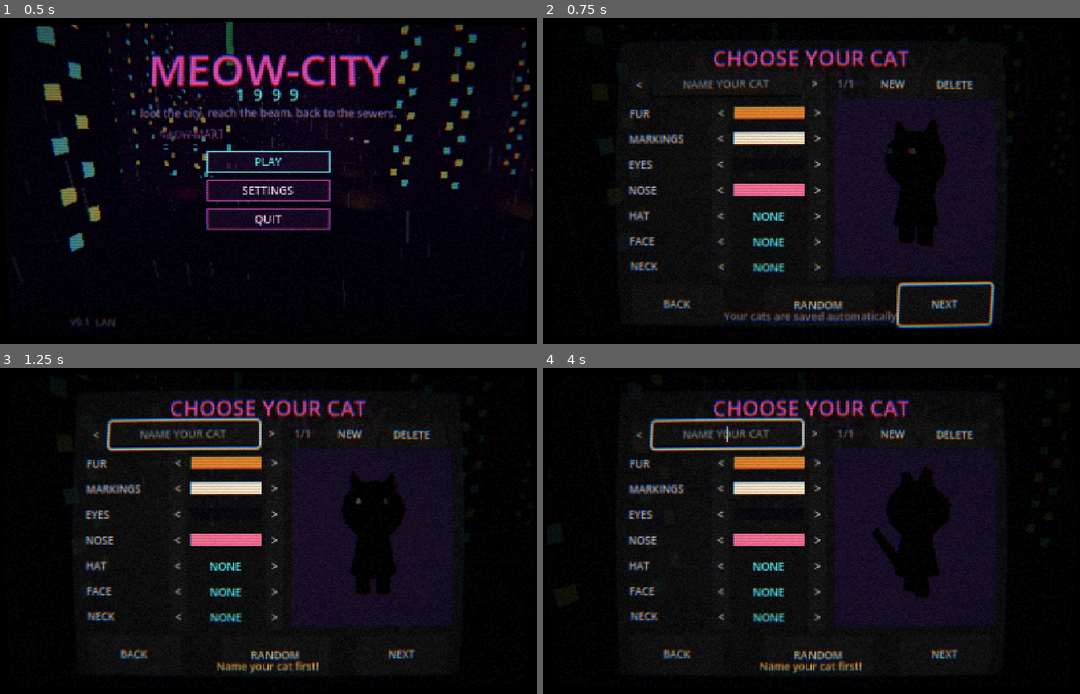
Above: before the commit, frames 1-4 (two rows, left to right).
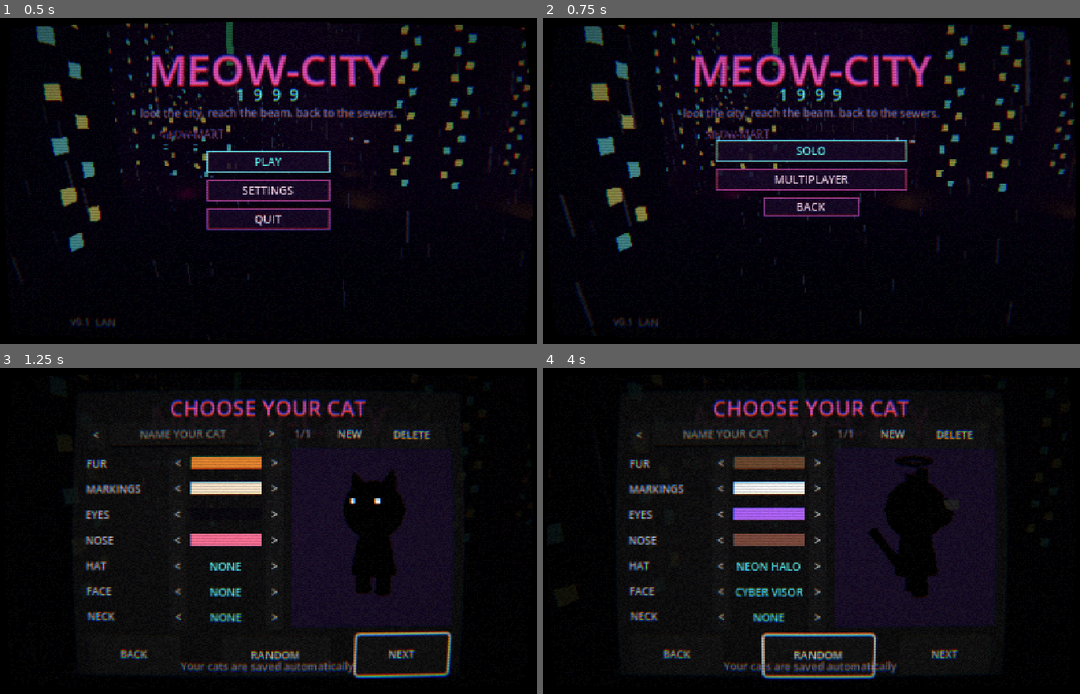
Above: after the commit, the same moments.

Repository: natjster/CYPURRPUNK
Game: Godot game, scene res://scenes/game_screen.tscn
The game is run twice, just before and just after one commit, with the same random seed, the same clock (stepped at 60 frames per second) and the same inputs.
Inputs (mouse positions are in pixels of both pictures, inside the frame that each line leads up to):
- Up to frame 1 (0.5 s): no input
- Up to frame 2 (0.75 s): tap Enter (ui_accept) at 0.5 s; move the mouse to (929, 161) at 0.52 s; hold Right (ui_right) from 0.53 s (still down); tap G (drop) at 0.6 s; click (929, 161) at 0.67 s
- Up to frame 3 (1.25 s): keep holding Right (ui_right); tap Enter (ui_accept) at 0.77 s
- Up to frame 4 (4 s): release Right (ui_right) at 1.25 s; drag from (704, 550) to (784, 612) at 1.27 s; move the mouse to (865, 439) at 2.02 s; hold Right (ui_right) 2.03-2.75 s; tap M (meow) at 2.1 s; drag from (784, 612) to (645, 469) at 2.77 s; move the mouse to (977, 592) at 3.52 s; hold Left (ui_left) from 3.53 s (still down); hold Shift (sprint) from 3.53 s (still down); tap Enter (ui_accept) at 3.77 s

Frame 1 is identical in both runs. In frame 2, 24% of the frame differs, in the area x 1-100%, y 1-98%; in frame 3, 2.8%; in frame 4, 5.9%.

Commit message:
New menu flow: Solo / Multiplayer > Local / Online co-op > landing page
- PLAY -> SOLO / MULTIPLAYER. SOLO -> CHOOSE YOUR CAT -> game.
- MULTIPLAYER -> LOCAL CO-OP / ONLINE CO-OP -> a landing page where
  friends press START on their controllers to join (P2-P4 rows in their
  colours, left / right picks a cat, B leaves) and player 1 picks their
  cat (left / right, A = make / edit cats) BEFORE anyone is in the
  sewers. LOCAL: START GAME. ONLINE: NEXT -> host / join, couch players
  come along.
- Cat creator NEXT / BACK return to wherever it was opened from.
- DevCapture: --menu=coop|local|online.

Co-Authored-By: Claude Opus 5.5 <noreply@anthropic.com>

Diff:
--- a/scripts/dev_capture.gd
+++ b/scripts/dev_capture.gd
@@ -60,7 +60,9 @@
 ##   --window=WxH      window size for this run, e.g. --window=1720x720 to test an ultrawide shape
 ##   --setting=NAME:VALUE  change a setting for this run (never saved), e.g. --setting=split_side_by_side:false
 ##   --saved_cats=A,B  pretend you have more saved cats called A, B (for the couch lobby's cat picking)
-##   --menu=NAME       open a menu first: cat (CHOOSE YOUR CAT; MY CAT in a game), mode (SOLO / MULTIPLAYER), play (host / join), settings or pause (--settings_tab=N picks the tab)
+##   --menu=NAME       open a menu first: cat (CHOOSE YOUR CAT; MY CAT in a game), mode (SOLO / MULTIPLAYER),
+##                     coop (LOCAL / ONLINE CO-OP), local / online (the landing page), play (host / join),
+##                     settings or pause (--settings_tab=N picks the tab)
 ##   --look=N          wear a random cat look made from seed N (as if picked in MY CAT; never saved)
 ##   --heat=N          (host) set the HEAT to N (0-100; 100 = MEGA VAC-COP) at the start and
 ##                     keep it there for --heat_hold frames (default: until the snap)
@@ -411,6 +413,9 @@
 		match args["menu"]:
 			"play": scene.main_menu.show_play_screen()
 			"mode": scene.main_menu.show_mode_screen()
+			"coop": scene.main_menu.show_coop_screen()
+			"local": scene.main_menu.show_landing(false)
+			"online": scene.main_menu.show_landing(true)
 			"settings": scene.settings_menu.open()
 			"pause": scene.pause_menu.open()
 			"cat": scene.cat_creator.open(scene.pause_menu.enabled)
--- a/scripts/game.gd
+++ b/scripts/game.gd
@@ -65,9 +65,10 @@
 
 
 func _ready() -> void:
-	# The start menu's way through: PLAY -> CHOOSE YOUR CAT -> SOLO / MULTIPLAYER (main_menu.gd).
-	main_menu.play_pressed.connect(cat_creator.open.bind(false))
-	cat_creator.next_pressed.connect(main_menu.show_mode_screen)
+	# The start menu's way through (main_menu.gd): PLAY -> SOLO (pick your cat) or MULTIPLAYER ->
+	# LOCAL / ONLINE CO-OP -> the landing page where everyone joins and picks a cat.
+	main_menu.cat_pressed.connect(cat_creator.open.bind(false))
+	cat_creator.next_pressed.connect(main_menu.cat_done)
 	main_menu.solo_pressed.connect(solo_game)
 	main_menu.host_pressed.connect(host_game)
 	main_menu.join_pressed.connect(join_game)
@@ -76,7 +77,7 @@
 	pause_menu.cat_pressed.connect(cat_creator.open.bind(true))  # restyle your cat mid-game
 	pause_menu.leave_pressed.connect(_back_to_menu.bind(true))
 	settings_menu.closed.connect(_on_settings_closed)
-	cat_creator.closed.connect(_on_settings_closed)  # back to whichever menu opened it, too
+	cat_creator.closed.connect(_on_cat_creator_closed)  # back to whichever menu opened it
 
 	multiplayer.peer_connected.connect(_on_peer_connected)
 	multiplayer.peer_disconnected.connect(_on_peer_disconnected)
@@ -180,7 +181,15 @@
 	get_tree().reload_current_scene()
 
 
-## The settings menu (or the MY CAT screen) closed: go back to whichever menu opened it.
+## CHOOSE YOUR CAT / MY CAT closed (BACK / DONE): back to whichever menu opened it.
+func _on_cat_creator_closed() -> void:
+	if pause_menu.enabled:
+		pause_menu.open()
+	else:
+		main_menu.cat_closed()
+
+
+## The settings menu closed: go back to whichever menu opened it.
 func _on_settings_closed() -> void:
 	if pause_menu.enabled:
 		pause_menu.open()
--- a/scripts/seats.gd
+++ b/scripts/seats.gd
@@ -10,9 +10,10 @@
 ## first controller they use becomes theirs ("claimed").
 ##
 ## JOINING: press START on a controller nobody has claimed
-##   - in the start menu's SOLO / MULTIPLAYER (or HOST / JOIN) screen = the COUCH LOBBY: the new
-##     player picks one of your saved cats with left / right (or NEW CAT), B = leave again. When the
-##     game starts (solo, host or join) they all come along (start_lobby_players).
+##   - on the start menu's LANDING PAGE (MULTIPLAYER > LOCAL / ONLINE CO-OP; also still on the
+##     HOST / JOIN screen after it) = the COUCH LOBBY: the new player picks one of your saved cats
+##     with left / right (or NEW CAT), B = leave again. When the game starts (local, host or join)
+##     they all come along (start_lobby_players).
 ##   - during a game = drop in straight away, playing your next saved cat nobody is using (a new
 ##     one called "PLAYER 2" is made if there isn't one). They leave again with their own pause
 ##     menu's DROP OUT (that drops only them, not the whole computer).
@@ -273,11 +274,38 @@
 
 # --- The couch lobby (start menu) ---
 
-## Is the start menu's SOLO / MULTIPLAYER or HOST / JOIN screen up (where couch players gather)?
+## Is the start menu's landing page (or the HOST / JOIN screen after it) up? (Couch players gather there.)
 func _in_lobby() -> bool:
 	var game := Game.instance
 	return game != null and is_instance_valid(game) and not game.pause_menu.enabled \
-		and (game.main_menu.mode_screen.visible or game.main_menu.play_screen.visible)
+		and game.main_menu.landing_screen != null \
+		and (game.main_menu.landing_screen.visible or game.main_menu.play_screen.visible)
+
+
+## Everyone in the lobby stands up (leaving the landing page, or picking SOLO).
+func clear_lobby() -> void:
+	for seat in lobby_cats.keys():
+		leave_lobby(seat)
+
+
+## The cat name a lobby player picked ("NEW CAT" for a new one), or "" if nobody sits there.
+func lobby_cat_name(seat: int) -> String:
+	return _cat_name(lobby_cats[seat]) if lobby_cats.has(seat) else ""
+
+
+## Player 1 on the landing page: left / right = their previous / next saved cat (one nobody
+## in the lobby picked; only named cats - make a new one with A = CHOOSE YOUR CAT).
+func cycle_p1_cat(direction: int) -> void:
+	var choices: Array = []
+	for cat in Settings.cats:
+		var id: String = cat.get("id", "")
+		if str(cat.get("name", "")) != "" and not id in lobby_cats.values():
+			choices.append(id)
+	if choices.is_empty():
+		return
+	var index := choices.find(Settings.current_cat_id)
+	Settings.select_cat(choices[posmod(index + direction, choices.size())])
+	changed.emit()
 
 
 ## START on a free controller in the lobby: a new player sits down with the next free cat.
--- a/scripts/ui/main_menu.gd
+++ b/scripts/ui/main_menu.gd
@@ -6,27 +6,36 @@
 ##   ├── Shade (ColorRect)           <- darkens the city a little so the text reads
 ##   ├── Title / Subtitle / Tagline (Label)
 ##   ├── MainScreen (VBoxContainer)  <- PlayButton, SettingsButton, QuitButton
-##   ├── ModeScreen (VBoxContainer)  <- PlayingAs (Label), SoloButton, MultiplayerButton, BackButton
-##   ├── PlayScreen (PanelContainer) > VBox      <- the MULTIPLAYER screen
+##   ├── ModeScreen (VBoxContainer)  <- PlayingAs (Label, unused), SoloButton, MultiplayerButton, BackButton
+##   ├── CoopScreen (VBoxContainer)  <- made by this script: LOCAL CO-OP / ONLINE CO-OP / BACK
+##   ├── LandingScreen (VBoxContainer) <- made by this script: who's playing (see below)
+##   ├── PlayScreen (PanelContainer) > VBox      <- the ONLINE screen
 ##   │   ├── Columns > HostColumn (HostLabel, SeedInput, HostButton)
-##   │   │           > JoinColumn (JoinLabel, AddressInput, JoinButton)
+##   │   │           > JoinColumn (JoinLabel, AddressInput, JoinButton, GameList)
 ##   │   └── BackButton
 ##   ├── Status (Label)
 ##   └── Version (Label)
 ##
 ## The way through:
 ##   PLAY / SETTINGS / QUIT
-##     PLAY -> CHOOSE YOUR CAT (scripts/ui/cat_creator.gd, its own node; game.gd opens it)
-##       NEXT -> SOLO / MULTIPLAYER (ModeScreen)
-##         SOLO        -> a game just for you, in a random city
-##         MULTIPLAYER -> HOST (with a city #) or JOIN (a friend's address) (PlayScreen)
-## BACK (or Esc) always goes one step back.
+##     PLAY -> SOLO / MULTIPLAYER (ModeScreen)
+##       SOLO        -> CHOOSE YOUR CAT (scripts/ui/cat_creator.gd) -> NEXT = a game just for you
+##       MULTIPLAYER -> LOCAL CO-OP / ONLINE CO-OP (CoopScreen)
+##         either one -> the LANDING PAGE (LandingScreen): everyone on this computer gathers
+##           P1  < WHISKERS >          <- player 1: left / right = pick cat, A = make / edit cats
+##           P2  < MITTENS >           <- joined with START on their controller (left / right = cat, B = leave)
+##           P3  PRESS START TO JOIN
+##           [START GAME] / [NEXT]  [BACK]
+##           LOCAL:  START GAME = everyone into the sewers on this computer (no network)
+##           ONLINE: NEXT -> HOST (with a city #) or JOIN (a game on your network) (PlayScreen)
+## BACK (or Esc) always goes one step back. Leaving the landing page stands everyone up again.
 ##
 ## This script only runs the menu. When the player picks something it sends a signal,
 ## and game.gd does the actual work.
 
-## PLAY was clicked, or BACK on the SOLO / MULTIPLAYER screen (game.gd opens CHOOSE YOUR CAT).
-signal play_pressed
+## Open CHOOSE YOUR CAT (game.gd does): for SOLO, or player 1 editing their cat on the landing page.
+## Its NEXT comes back to cat_done(), its BACK to cat_closed().
+signal cat_pressed
 ## SOLO was clicked. city_seed = a random city.
 signal solo_pressed(city_seed: int)
 ## HOST was clicked. city_seed = the number typed, or a random one.
@@ -61,18 +70,34 @@
 var _couch_label: Label
 ## Buttons for the games found on your network (MULTIPLAYER screen, under JOIN).
 var _game_list: VBoxContainer
+## LOCAL CO-OP / ONLINE CO-OP / BACK.
+var coop_screen: VBoxContainer
+## The landing page: who's playing on this computer, and with which cat.
+var landing_screen: VBoxContainer
+var _landing_title: Label
+var _p1_button: Button          # "P1  < WHISKERS >": left / right = cat, A = make / edit cats
+var _seat_labels: Array[Label] = []  # P2..P4
+var _landing_hint: Label
+var _start_button: Button       # START GAME (local) / NEXT (online)
+## Is the landing page for ONLINE CO-OP (NEXT -> host / join) or LOCAL (START GAME)?
+var _online: bool = false
+## Where CHOOSE YOUR CAT was opened from: "solo" or "landing" (where its NEXT / BACK go).
+var _cat_from: String = ""
 
 
 func _ready() -> void:
 	$MainScreen/PlayButton.pressed.connect(_on_play_pressed)
 	$MainScreen/SettingsButton.pressed.connect(_on_settings_pressed)
 	$MainScreen/QuitButton.pressed.connect(get_tree().quit)
-	$ModeScreen/SoloButton.pressed.connect(func(): solo_pressed.emit(randi_range(1, 99999)))
-	$ModeScreen/MultiplayerButton.pressed.connect(show_play_screen)
-	$ModeScreen/BackButton.pressed.connect(_on_play_pressed)
+	$ModeScreen/SoloButton.pressed.connect(_on_solo_pressed)
+	$ModeScreen/MultiplayerButton.pressed.connect(show_coop_screen)
+	$ModeScreen/BackButton.pressed.connect(show_main_screen)
+	$ModeScreen/PlayingAs.hide()  # (you pick your cat after SOLO, or on the landing page)
+	_build_coop_screen()
+	_build_landing_screen()
 	$PlayScreen/VBox/Columns/HostColumn/HostButton.pressed.connect(_on_host_pressed)
 	$PlayScreen/VBox/Columns/JoinColumn/JoinButton.pressed.connect(func(): join_pressed.emit(address_input.text.strip_edges()))
-	$PlayScreen/VBox/BackButton.pressed.connect(show_mode_screen)
+	$PlayScreen/VBox/BackButton.pressed.connect(show_landing.bind(true))
 	# Controller / arrow keys: left / right hops straight between HOST and JOIN (Godot's own
 	# guess sent "right" from HOST down to BACK).
 	var host_button: Button = $PlayScreen/VBox/Columns/HostColumn/HostButton
@@ -111,14 +136,30 @@
 	$MainScreen/PlayButton.grab_focus()
 
 
-## SOLO / MULTIPLAYER (after CHOOSE YOUR CAT).
+## SOLO / MULTIPLAYER.
 func show_mode_screen() -> void:
 	_show_only(mode_screen)
-	$ModeScreen/PlayingAs.text = "PLAYING AS %s" % str(Settings.current_cat().get("name", "")).to_upper()
 	$ModeScreen/SoloButton.grab_focus()
 
 
-## MULTIPLAYER: host or join.
+## LOCAL CO-OP / ONLINE CO-OP.
+func show_coop_screen() -> void:
+	Seats.clear_lobby()  # (back from the landing page: everyone stands up)
+	_show_only(coop_screen)
+	(coop_screen.get_child(0) as Button).grab_focus()
+
+
+## The landing page: friends press START on their controllers to join, everyone picks a cat.
+func show_landing(online: bool) -> void:
+	_online = online
+	_show_only(landing_screen)
+	_landing_title.text = "ONLINE CO-OP: WHO'S ON THIS COMPUTER?" if online else "LOCAL CO-OP: WHO'S PLAYING?"
+	_start_button.text = "NEXT" if online else "START GAME"
+	_refresh_landing()
+	_start_button.grab_focus()
+
+
+## ONLINE CO-OP (after the landing page): host or join.
 func show_play_screen() -> void:
 	_show_only(play_screen)
 	$PlayScreen/VBox/Columns/HostColumn/HostButton.grab_focus()
@@ -131,7 +172,7 @@
 
 func _show_only(screen: Control) -> void:
 	show()
-	for each in [main_screen, mode_screen, play_screen]:
+	for each in [main_screen, mode_screen, coop_screen, landing_screen, play_screen]:
 		each.visible = each == screen
 	status_label.text = ""
 	# Only the MULTIPLAYER screen listens for games on the network.
@@ -184,15 +225,152 @@
 		elif event.is_action_pressed("ui_cancel"):
 			Seats.leave_lobby(seat)
 		return
-	if not visible or not event.is_action_pressed("ui_cancel"):
+	if not visible:
+		return
+	# Player 1's row on the landing page: left / right picks their cat.
+	if landing_screen.visible and _p1_button.has_focus() \
+			and (event.is_action_pressed("ui_left") or event.is_action_pressed("ui_right")):
+		get_viewport().set_input_as_handled()
+		Seats.cycle_p1_cat(-1 if event.is_action_pressed("ui_left") else 1)
+		return
+	if not event.is_action_pressed("ui_cancel"):
 		return
 	if play_screen.visible:
+		show_landing(true)
+	elif landing_screen.visible:
+		show_coop_screen()
+	elif coop_screen.visible:
 		show_mode_screen()
 	elif mode_screen.visible:
-		_on_play_pressed()
+		show_main_screen()
 	else:
 		return
 	get_viewport().set_input_as_handled()
+
+
+# --- LOCAL CO-OP / ONLINE CO-OP and the landing page (built here, in the menu's look) ---
+
+func _build_coop_screen() -> void:
+	coop_screen = _screen_box("CoopScreen", Vector2(90, 90), Vector2(230, 180))
+	_menu_button(coop_screen, "LOCAL CO-OP", show_landing.bind(false), 16)
+	_menu_button(coop_screen, "ONLINE CO-OP", show_landing.bind(true), 16)
+	_menu_button(coop_screen, "BACK", show_mode_screen, 14).size_flags_horizontal = Control.SIZE_SHRINK_CENTER
+	var note := Label.new()
+	note.text = "LOCAL = everyone on this computer\nONLINE = with friends on your network"
+	note.horizontal_alignment = HORIZONTAL_ALIGNMENT_CENTER
+	note.modulate = Color(1, 1, 1, 0.6)
+	coop_screen.add_child(note)
+
+
+func _build_landing_screen() -> void:
+	landing_screen = _screen_box("LandingScreen", Vector2(40, 82), Vector2(280, 236))
+	landing_screen.add_theme_constant_override("separation", 3)
+	_landing_title = Label.new()
+	_landing_title.horizontal_alignment = HORIZONTAL_ALIGNMENT_CENTER
+	_landing_title.add_theme_color_override("font_color", Color(1, 0.35, 0.8))
+	landing_screen.add_child(_landing_title)
+	_p1_button = _menu_button(landing_screen, "P1", _on_p1_cat_pressed, 14)
+	_p1_button.add_theme_color_override("font_color", Seats.color(0))
+	for seat in range(1, PlayerId.MAX_LOCAL):
+		var row := Label.new()
+		row.custom_minimum_size = Vector2(0, 13)
+		row.horizontal_alignment = HORIZONTAL_ALIGNMENT_CENTER
+		row.add_theme_color_override("font_color", Seats.color(seat))
+		landing_screen.add_child(row)
+		_seat_labels.append(row)
+	_landing_hint = Label.new()
+	_landing_hint.horizontal_alignment = HORIZONTAL_ALIGNMENT_CENTER
+	_landing_hint.modulate = Color(1, 1, 1, 0.6)
+	landing_screen.add_child(_landing_hint)
+	var buttons := HBoxContainer.new()
+	buttons.alignment = BoxContainer.ALIGNMENT_CENTER
+	buttons.add_theme_constant_override("separation", 8)
+	landing_screen.add_child(buttons)
+	_start_button = _menu_button(buttons, "START GAME", _on_landing_start, 16)
+	_start_button.custom_minimum_size.x = 100
+	_menu_button(buttons, "BACK", show_coop_screen, 16).custom_minimum_size.x = 60
+	Seats.changed.connect(_refresh_landing)
+	Settings.changed.connect(_refresh_landing)
+
+
+## Rewrite the landing page's rows from who's sitting down (scripts/seats.gd).
+func _refresh_landing() -> void:
+	if landing_screen == null or not landing_screen.visible:
+		return
+	var my_name := str(Settings.current_cat().get("name", ""))
+	_p1_button.text = "P1   < %s >" % (my_name.to_upper() if my_name != "" else "MAKE YOUR CAT")
+	for i in _seat_labels.size():
+		var seat := i + 1
+		var cat := Seats.lobby_cat_name(seat)
+		_seat_labels[i].text = "P%d   < %s >" % [seat + 1, cat] if cat != "" \
+			else "P%d   PRESS %s TO JOIN" % [seat + 1, Controls.display_name("Pad Start")]
+		_seat_labels[i].modulate.a = 1.0 if cat != "" else 0.55
+	_landing_hint.text = "LEFT / RIGHT = PICK CAT   %s = EDIT   %s = LEAVE" % [
+		Controls.display_name("Pad A"), Controls.display_name("Pad B")]
+
+
+## A on player 1's row: make or restyle cats (CHOOSE YOUR CAT), then back here.
+func _on_p1_cat_pressed() -> void:
+	_cat_from = "landing"
+	hide_screens()
+	cat_pressed.emit()
+
+
+## START GAME (local) / NEXT (online). Player 1 needs a named cat first.
+func _on_landing_start() -> void:
+	if str(Settings.current_cat().get("name", "")).is_empty():
+		_on_p1_cat_pressed()
+		return
+	if _online:
+		show_play_screen()
+	else:
+		solo_pressed.emit(randi_range(1, 99999))  # everyone on this computer: game.gd brings the couch players
+
+
+## SOLO: just you. Pick (or make) your cat first.
+func _on_solo_pressed() -> void:
+	Seats.clear_lobby()
+	_cat_from = "solo"
+	hide_screens()
+	cat_pressed.emit()
+
+
+## CHOOSE YOUR CAT: NEXT was pressed (game.gd forwards it).
+func cat_done() -> void:
+	if _cat_from == "solo":
+		solo_pressed.emit(randi_range(1, 99999))
+	else:
+		show_landing(_online)
+
+
+## CHOOSE YOUR CAT: BACK was pressed.
+func cat_closed() -> void:
+	if _cat_from == "solo":
+		show_mode_screen()
+	else:
+		show_landing(_online)
+
+
+## A column of menu buttons placed like the other screens (game pixels).
+func _screen_box(node_name: String, top_left: Vector2, bottom_right: Vector2) -> VBoxContainer:
+	var box := VBoxContainer.new()
+	box.name = node_name
+	box.position = top_left
+	box.size = bottom_right - top_left
+	box.add_theme_constant_override("separation", 5)
+	box.hide()
+	add_child(box)
+	move_child(box, play_screen.get_index())
+	return box
+
+
+func _menu_button(parent: Control, text: String, action: Callable, height: float) -> Button:
+	var button := Button.new()
+	button.text = text
+	button.custom_minimum_size = Vector2(0, height)
+	button.pressed.connect(action)
+	parent.add_child(button)
+	return button
 
 
 ## The number typed in the city # box, or a random one if it's empty.
@@ -202,8 +380,7 @@
 
 
 func _on_play_pressed() -> void:
-	hide_screens()  # CHOOSE YOUR CAT takes their place
-	play_pressed.emit()
+	show_mode_screen()  # SOLO / MULTIPLAYER
 
 
 func _on_host_pressed() -> void:
@@ -219,7 +396,7 @@
 func _process(_delta: float) -> void:
 	if not visible:
 		return
-	_couch_label.visible = mode_screen.visible or play_screen.visible
+	_couch_label.visible = play_screen.visible  # (who's on the couch, while hosting / joining)
 	if _couch_label.visible:
 		_couch_label.text = Seats.lobby_text()
 	var t := Time.get_ticks_msec() / 1000.0
Not shown, changed: CLAUDE.md
Not shown, changed: SETUP_GUIDE.md
